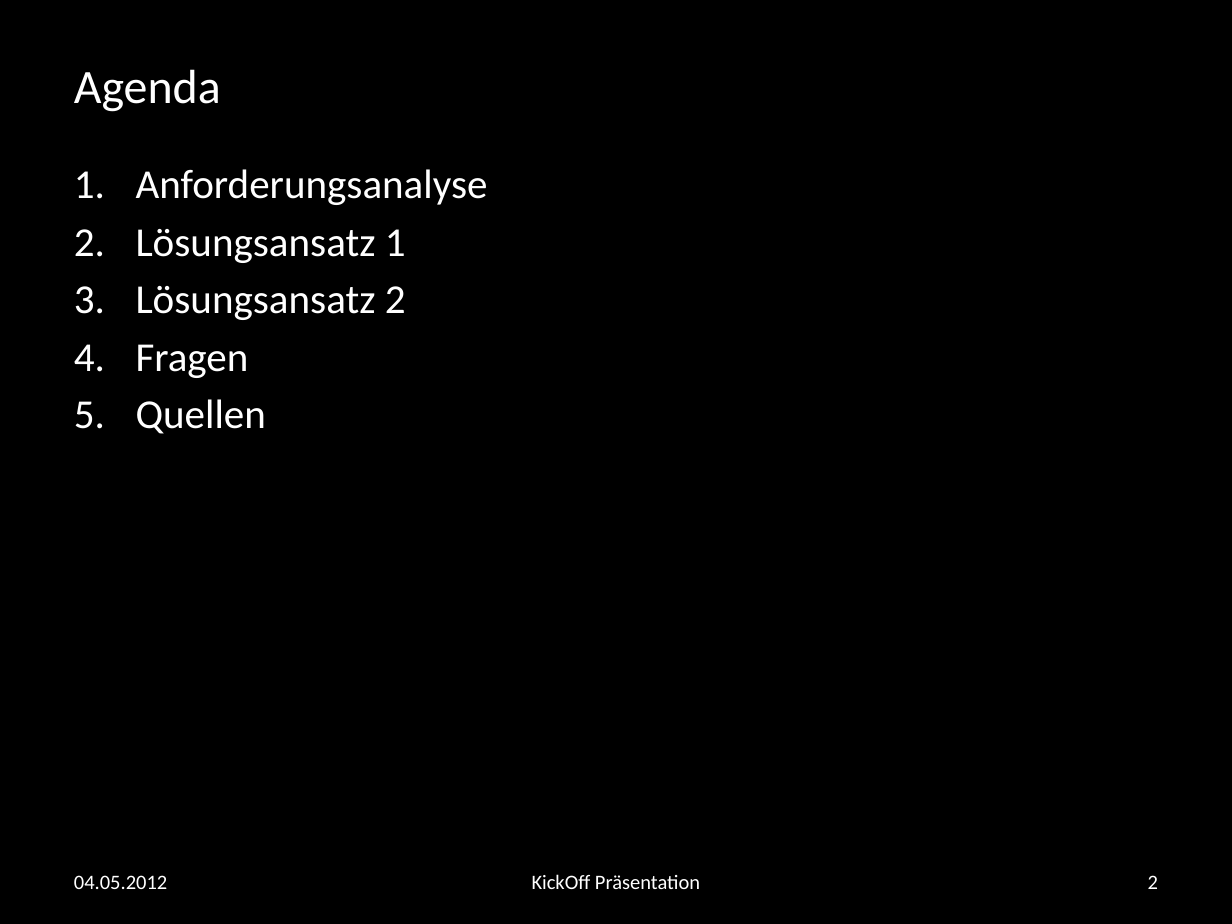
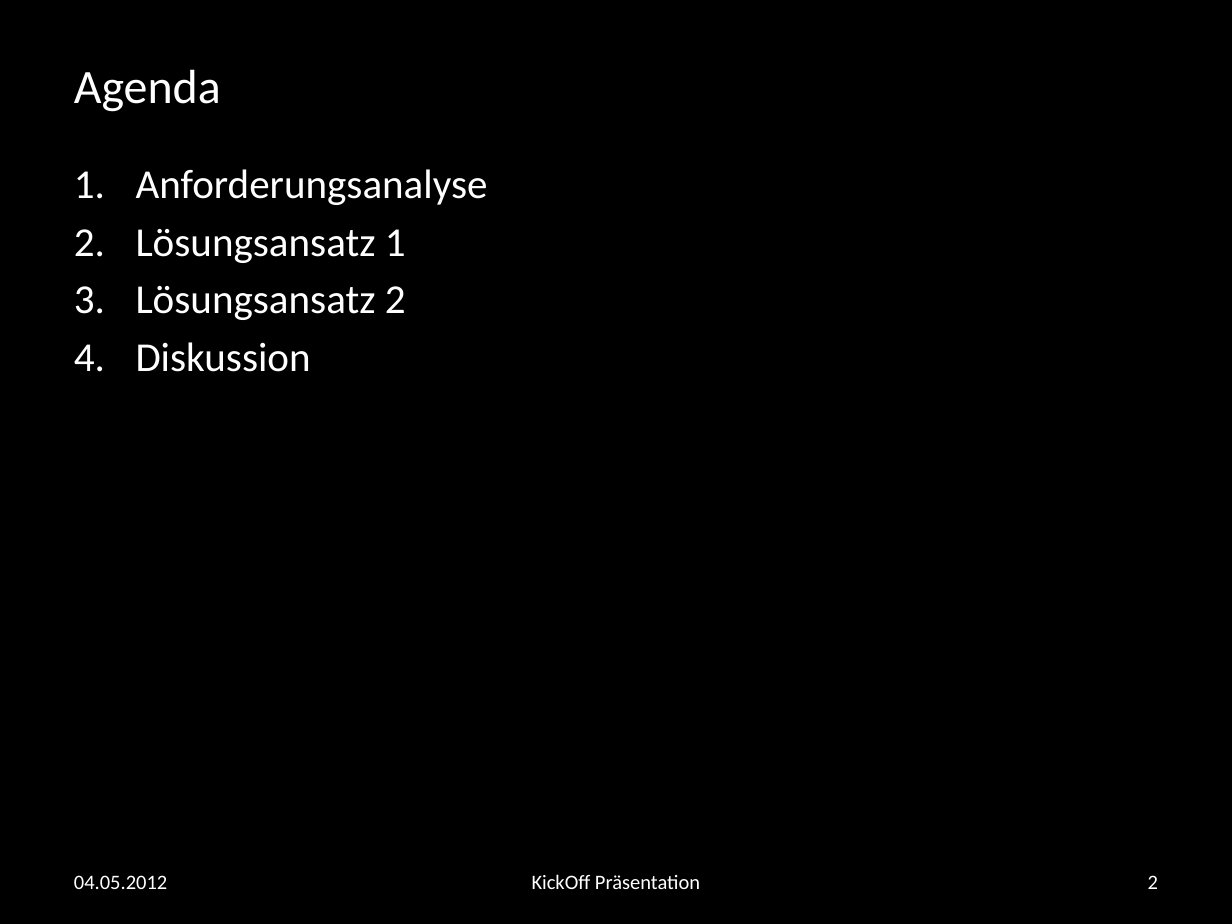
Before and after one commit to andreasnuesslein/swp_kp2_2012_gruppe1, a slide deck: slide 2 of KickOff-Praesentation/vorlage.pptx. Drawn at 1232x924 pixels with LibreOffice and Linux fonts; fonts in the diff are those of the drawing; background and template pictures are left out. Boxes give left, top, right and bottom in pixels: in the first picture for what was removed or moved away, otherwise in the second. Text is boxed around its words. In the diff, an @@ line names an element or a change of style, - is before the commit and + after.

```diff
--- a/KickOff-Praesentation/vorlage.pptx
+++ b/KickOff-Praesentation/vorlage.pptx
@@ text at [136,342,311,372]: text changed @@
-4. Fragen
-5. Quellen
+4. Diskussion
```
Also in this commit, not shown: 10 other slides changed, 1 slide added, 1 other file.
